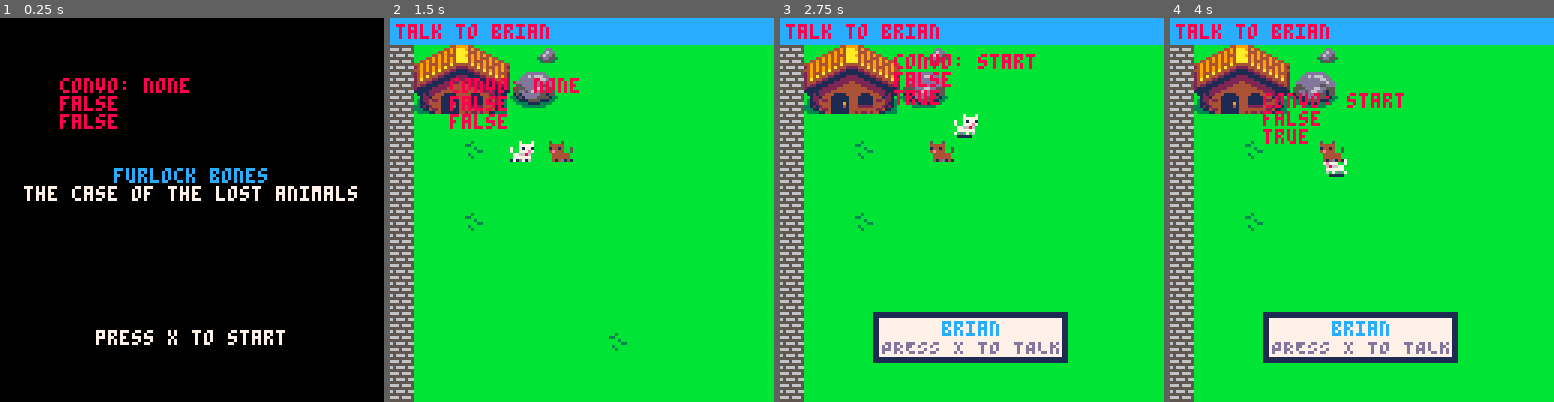
Above: before the commit, frames 1-4 (left to right).
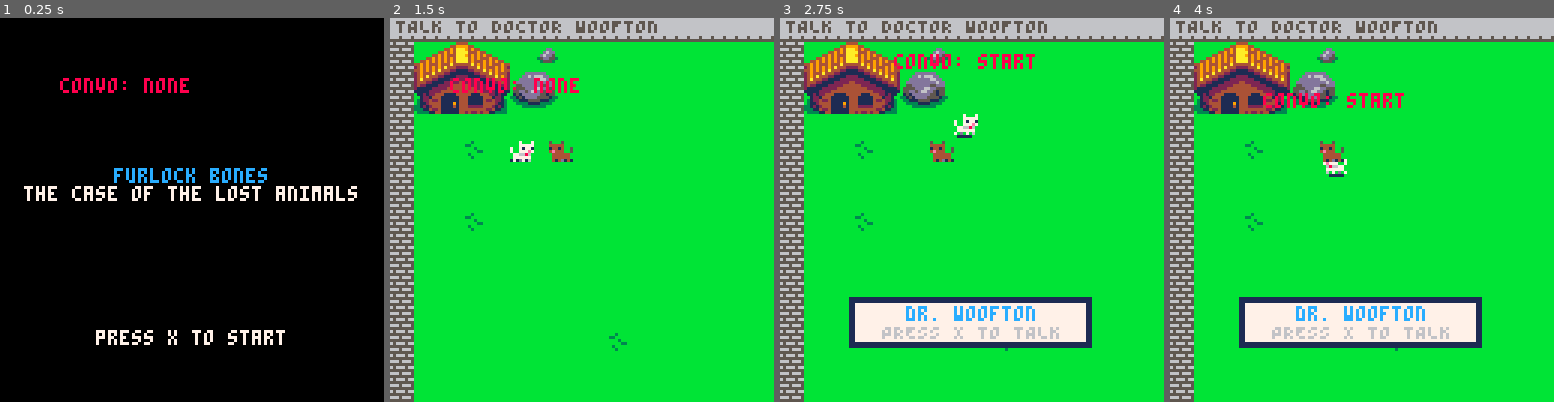
Above: after the commit, the same moments.

Repository: Mackeriah/FurlockBones-game
Game: PICO-8 cartridge furlock bones.p8
Two runs of this game, one before a commit and one after it. Both use one fixed random seed, a clock stepped at 60 frames per second and the inputs below.
Inputs:
- Up to frame 1 (0.25 s): no input
- Up to frame 2 (1.5 s): tap X (X key) at 0.33, 1.07 s; tap O (Z key) at 0.7 s
- Up to frame 3 (2.75 s): hold Right 1.6-2.1 s; tap O (Z key) at 1.7, 2.1, 2.5 s; tap X (X key) at 1.85 s; hold Up 2.15-2.42 s; hold Right from 2.47 s (still down)
- Up to frame 4 (4 s): tap O (Z key) at 2.9, 3.3, 3.7 s; tap X (X key) at 2.97 s; release Right at 3.03 s; hold Left 3.08-3.58 s; hold Down 3.63-3.97 s

The runs differ from the first frame. In frame 1, 0.6% of the frame differs, in the area x 15-31%, y 20-29%; in frame 2, 7.6%; in frame 3, 16%, in the area x 0-100%, y 0-90%; in frame 4, 16%.

Commit message:
improvement to conversation system
automatically adds in "press x to continue" instead of having to include manually

Diff:
--- a/furlock bones.p8
+++ b/furlock bones.p8
@@ -22,7 +22,7 @@
 	init_music()
 	map_swapper()
 	create_player()
-	create_brian()
+	create_woofton()
 	create_owl()
 	create_signs()
 	init_conversation()
@@ -53,7 +53,7 @@
 			move_player() -- MUST be before camera_follow_player
 			camera_follow_player() -- MUST be after move_player
 			conversation_system()
-			move_brian()
+			move_woofton()
 			check_character_collision()
 			doMapStuff()
 		end
@@ -67,8 +67,8 @@
 	if activeGame == false then draw_menu() else draw_game() end
 	-- player.x-20,player.y-20,8
 	print("convo: "..conversation_state,player.x-20,player.y-20,8)
-	print(wordgame.displayed)
-	print(conversation.active)
+	--print(wordgame.displayed)
+	--print(conversation.active)
 	--print("question: "..wordgame.selectedQuestion)
 end
 
@@ -111,12 +111,12 @@
 function init_objective()
 	objective={}
 	objective.active = false
-	objective.current = "talk to brian"
+	objective.current = "TALK TO DOCTOR WOOFTON"
 end
 
 function draw_objective() -- draws current objective at top of screen (31 char limit)
-	rectfill(camera_x, camera_y, camera_x+127, camera_y+8, 12) -- heading
-	print(objective.current, camera_x+2, camera_y+2, 8)
+	rectfill(camera_x, camera_y, camera_x+127, camera_y+5, 6) -- heading
+	print(objective.current, camera_x+2, camera_y, 5)
 end
 
 
@@ -148,28 +148,37 @@
 			if (btnp(❎)) then conversation_state = "level1" end
 
 
-		-- BRIAN
-		elseif conversation_state == "level1" and conversation.character == "brian" then
-			new_conversation({"ruff! morning furlock!","PRESS X TO CONTINUE"})
+		-- DR WOOFTON
+		elseif conversation_state == "level1" and conversation.character == "dr. woofton" then
+			new_conversation({"ruff! morning furlock!"})
 			if (btnp(❎)) then
 				conversation_state = "level2"
 			end
-		elseif conversation_state == "level2" and conversation.character == "brian" then
-			new_conversation({"i dont have anything","else to say!","bye!","PRESS X TO CONTINUE"})
-			objective.current = "talk to wise old owl"
-			wordgame.pagesCollected = true
+		elseif conversation_state == "level2" and conversation.character == "dr. woofton" then
+			new_conversation({"you'll never guess what!","a strange portal appeared", "in my house!"})
+			if (btnp(❎)) then
+				conversation_state = "level3"
+			end
+		elseif conversation_state == "level3" and conversation.character == "dr. woofton" then
+			new_conversation({"and then","a young animal","dropped out of it!"})
+			if (btnp(❎)) then
+				conversation_state = "level4"
+			end
+		elseif conversation_state == "level4" and conversation.character == "dr. woofton" then
+			new_conversation({"now it doesn't know how","to get home","you should talk to owl"})
+			objective.current = "TALK TO WISE OLD OWL"
 			if (btnp(❎)) then
 				conversation_state = "none"
 			end
 
 		-- OWL
-		elseif conversation_state == "level1" and conversation.character == "owl" then
-			new_conversation({"hmm, what now furlock?","PRESS X TO CONTINUE"})
+		elseif conversation_state == "level1" and conversation.character == "wise old owl" then
+			new_conversation({"hmm, what now furlock?","are you mad?"})
 			if (btnp(❎)) then
 				conversation_state = "level2"
 			end
-		elseif conversation_state == "level2" and conversation.character == "owl" then
-			new_conversation({"hurrumph!","PRESS X TO CONTINUE"})
+		elseif conversation_state == "level2" and conversation.character == "wise old owl" then
+			new_conversation({"hurrumph!"})
 			objective.current = "collect page pieces 7/10"
 			if (btnp(❎)) then
 				conversation_state = "none"
@@ -202,7 +211,7 @@
 
 function draw_conversation()
 	-- this runs if conversation.active is true and determines longest sentence length
-	local maxSentenceWidth = 0
+	local maxSentenceWidth = 19
 	for i=1, #conversation.string do -- the # gets array length
 		if #conversation.string[i] > maxSentenceWidth then -- loop through array and find longest text element
 			maxSentenceWidth = #conversation.string[i] -- set max width to longest element so box wide enough
@@ -214,7 +223,7 @@
 
 	-- if player close to screen bottom, draw text box at top, else draw at bottom
 	if (player.y < 200) then
-		conversationBox_y = camera_y + 100 -- controls vertical location of text box (0 top, 127 bottom)
+		conversationBox_y = camera_y + 95 -- controls vertical location of text box (0 top, 127 bottom)
 	else
 		conversationBox_y = camera_y + 12 -- controls vertical location of text box (0 top, 127 bottom)
 	end
@@ -223,20 +232,27 @@
 	local conversationBox_height = conversationBox_y + #conversation.string * 6 -- *6 for character height
 
 	-- draw outer border text box
-	rectfill(conversationBox_x-2, conversationBox_y-2, conversationBox_width+2, conversationBox_height+2, 1)
-	rectfill(conversationBox_x, conversationBox_y, conversationBox_width, conversationBox_height, 7)
+	if conversation_state != "start" then -- allow automation text "press x to continue"
+		rectfill(conversationBox_x-2, conversationBox_y-2, conversationBox_width+2, conversationBox_height+2+8, 1) -- +8 for "press x to continue"
+		rectfill(conversationBox_x, conversationBox_y, conversationBox_width, conversationBox_height+8, 7) -- +8 for "press x to continue
+	elseif conversation_state == "start" then -- allow "press x to talk" text
+		rectfill(conversationBox_x-2, conversationBox_y-2, conversationBox_width+2, conversationBox_height+2, 1)
+		rectfill(conversationBox_x, conversationBox_y, conversationBox_width, conversationBox_height, 7)
+	end
 
 	-- write text
 	for i=1, #conversation.string do  -- the # gets the legnth of the array 'text'
 		local txt = conversation.string[i]
 		local tx = camera_x + 64 - #txt * 2 -- centre text based on length of string txt
 		local ty = conversationBox_y -5+(i*6) -- padding for top of box but because for loop starts at 1 we need to subtract 5
-		-- if (conversation_state == "start") and i == 1
-		--  or (conversation_state == "sign") and i == 1
-		--  then
-		-- 	print(txt, tx, ty, 1) -- print first text line white
 		if i == #conversation.string then -- if we're on last line
-			print(txt, tx, ty, 13) -- print last text line grey
+			if conversation_state != "start" then
+				print(txt, tx, ty, 12)
+				print("PRESS X TO CONTINUE", camera_x+64-38, ty+8, 6) -- -64-38 is to centre
+
+			elseif conversation_state == "start" then
+				print(txt, tx, ty, 6)
+			end
 		else
 			print(txt, tx, ty, 12)
 		end
@@ -708,58 +724,58 @@
 
 -->8
 -- character functions
-function create_brian()
-	brian={}
-	brian.x = 74
-	brian.y = 24
-	brian.sprite = 22
-	brian.speed = 0.3
-	brian.direction = -1
-	brian.wait = false
-	brian.waitTime = 0
-end
-
-function move_brian()
-	if (brian_collision(player.x,player.y,brian.x,brian.y)) == true then
-		-- this just stops Brian moving any closer and stops him pestering for a while
+function create_woofton()
+	woofton={}
+	woofton.x = 74
+	woofton.y = 24
+	woofton.sprite = 22
+	woofton.speed = 0.3
+	woofton.direction = -1
+	woofton.wait = false
+	woofton.waitTime = 0
+end
+
+function move_woofton()
+	if (woofton_collision(player.x,player.y,woofton.x,woofton.y)) == true then
+		-- this just stops woofton moving any closer and stops him pestering for a while
 	else
-		if brian.wait == true then -- wait if Brian's recently pestered player
-			if (time() >= brian.waitTime +5 ) then
-				brian.wait = false
+		if woofton.wait == true then -- wait if woofton's recently pestered player
+			if (time() >= woofton.waitTime +5 ) then
+				woofton.wait = false
 			else return end
 		else
-			if player.x < brian.x then
-				brian.x -= brian.speed
-				brian.direction = -1
-			end
-			if player.x > brian.x then
-				brian.x += brian.speed
-				brian.direction = 1
-			end
-			if player.y < brian.y then
-				brian.y -= brian.speed
-			end
-			if player.y > brian.y then
-				brian.y += brian.speed
-			end
-		end
-	end
-end
-
-function brian_collision(playerx,playery,charx,chary)
+			if player.x < woofton.x then
+				woofton.x -= woofton.speed
+				woofton.direction = -1
+			end
+			if player.x > woofton.x then
+				woofton.x += woofton.speed
+				woofton.direction = 1
+			end
+			if player.y < woofton.y then
+				woofton.y -= woofton.speed
+			end
+			if player.y > woofton.y then
+				woofton.y += woofton.speed
+			end
+		end
+	end
+end
+
+function woofton_collision(playerx,playery,charx,chary)
 	if charx +10 > playerx and charx < playerx +10 and chary +10 > playery and chary < playery +10 then
-	brian.speed = 0
+	woofton.speed = 0
 		if wordgame.displayed == false then
 			if conversation_state == "none" then
 				conversation_state = "start"
-				conversation.character = "brian"
-				brian.wait = true
-				brian.waitTime = time()
+				conversation.character = "dr. woofton"
+				woofton.wait = true
+				woofton.waitTime = time()
 			end
 		end
 	else
-		if conversation.character == "brian" then -- if player walks away instead of starting conversation
-			brian.speed = 0.2
+		if conversation.character == "dr. woofton" then -- if player walks away instead of starting conversation
+			woofton.speed = 0.2
 			conversation_state = "none"
 			conversation.character = "nobody"
 			conversation.active = false
@@ -769,7 +785,7 @@
 
 function create_owl()
 	owl={}
-	owl.x = 176
+	owl.x = 480
 	owl.y = 8
 	owl.sprite = 5
 	owl.time = 0
@@ -780,10 +796,10 @@
 	if charx +10 > playerx and charx < playerx +18 and chary +56 > playery and chary < playery +10 then
   		if conversation_state == "none" then
 			conversation_state = "start"
-			conversation.character = "owl"
+			conversation.character = "wise old owl"
 		end
 	else
-		if conversation.character == "owl" then -- if player walks away instead of starting conversation
+		if conversation.character == "wise old owl" then -- if player walks away instead of starting conversation
 			conversation_state = "none"
 			conversation.character = "nobody"
 			conversation.active = false
@@ -801,7 +817,7 @@
 				owl.sprite = 6
 			end
 		end
-		if conversation.character == "owl" and conversation_state != "start" then
+		if conversation.character == "wise old owl" and conversation_state != "start" then
 			owl.sprite = 5 -- owl sits down when talking
 		end
 	end
@@ -820,7 +836,7 @@
 end
 
 function check_character_collision()
-	-- check if next to Wise Old Owl
+	--check if next to Wise Old Owl
 	if (owl_collision(player.x,player.y,owl.x,owl.y)) == true then
 	end
 
@@ -836,7 +852,7 @@
 
 function draw_characters()
 	spr(player.sprite,player.x,player.y,1,1,player.direction==-1)
-	spr(brian.sprite,brian.x,brian.y,1,1,brian.direction==-1)
+	spr(woofton.sprite,woofton.x,woofton.y,1,1,woofton.direction==-1)
 	spr(owl.sprite,owl.x,owl.y,1,1,1)
 	spr(sign1.sprite,sign1.x,sign1.y,1,1,1)
 	spr(sign2.sprite,sign2.x,sign2.y,1,1,1)
